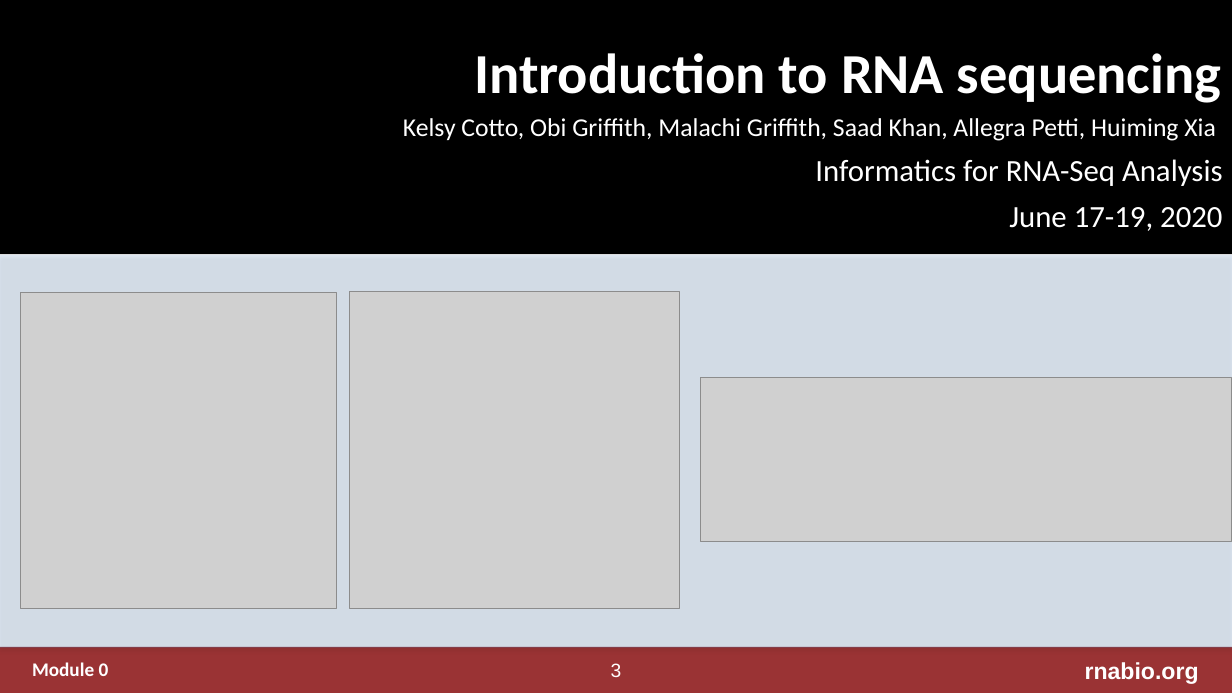
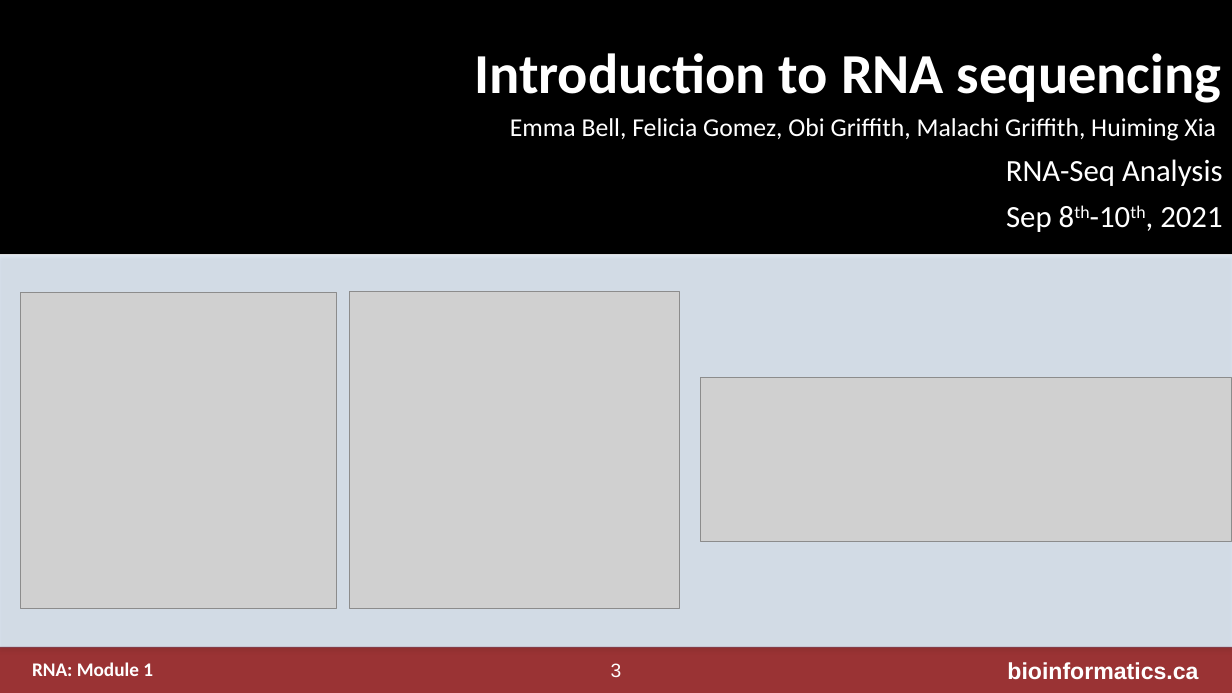
Before and after one commit to griffithlab/rnabio.org, a slide deck: slide 3 of assets/lectures/cbw/2021/full/RNASeq_Module1_IntrotoRNA.pptx. Drawn at 1232x693 pixels with LibreOffice and Linux fonts; fonts in the diff are those of the drawing; grey boxes stand for pictures; background and template pictures are left out. Boxes give left, top, right and bottom in pixels: in the first picture for what was removed or moved away, otherwise in the second. Text is boxed around its words. In the diff, an @@ line names an element or a change of style, - is before the commit and + after.

Commit message:
Updating CBW 2021 Lectures

```diff
--- a/assets/lectures/cbw/2021/full/RNASeq_Module1_IntrotoRNA.pptx
+++ b/assets/lectures/cbw/2021/full/RNASeq_Module1_IntrotoRNA.pptx
@@ subtitle at box(510, 118, 1223, 232): text changed @@
-Kelsy Cotto, Obi Griffith, Malachi Griffith, Saad Khan, Allegra Petti, Huiming Xia
-Informatics for RNA-Seq Analysis
-June 17-19, 2020
+Emma Bell, Felicia Gomez, Obi Griffith, Malachi Griffith, Huiming Xia
+RNA-Seq Analysis
+Sep 8th-10th, 2021
@@ text at box(32, 662, 153, 676): text changed @@
-Module 0
+RNA: Module 1
@@ text at box(1007, 662, 1198, 679): text changed @@
-rnabio.org
+bioinformatics.ca
```
Also in this commit, not shown: 27 other slides changed, 29 other files.
